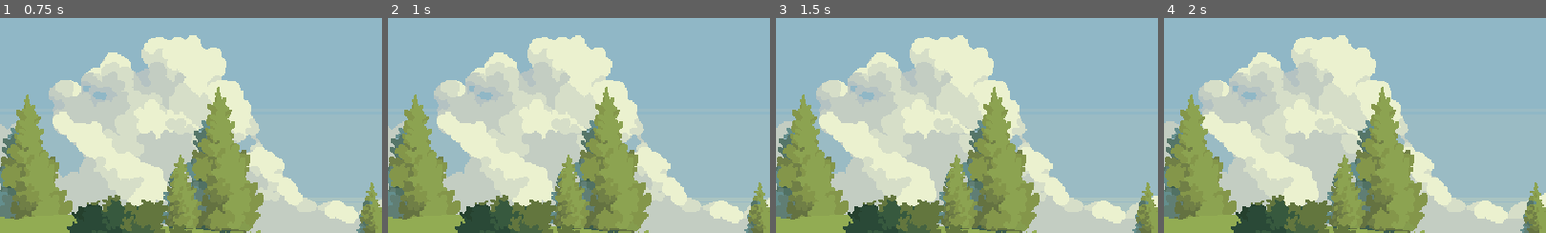
Above: before the commit, frames 1-4 (left to right).
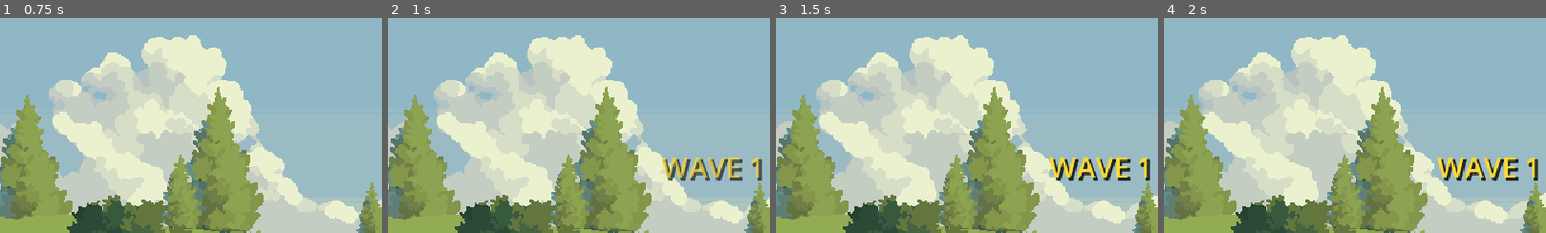
Above: after the commit, the same moments.

Repository: Amerta1090/Tiny-Arena
Game: Godot game, scene res://scenes/main_menu.tscn
Same seed, same stepped clock (60 frames per second), same inputs: the game is played once before the commit and once after it.
Inputs (mouse positions are % of the whole screen's width and height, from its top left):
- Up to frame 1 (0.75 s): click "NEW GAME" at 0.5 s
- Up to frame 2 (1 s): no input
- Up to frame 3 (1.5 s): move the mouse to (72, 45) at 1.27 s
- Up to frame 4 (2 s): no input
The pictures show only the part of the screen within x 7-57%, y 15-65%; the shares and areas given below are measured in that part.

Frame 1 is identical in both runs. In frame 2, 1.8% of the frame differs, in the area x 71-98%, y 64-76%; in frame 3, 1.8%; in frame 4, 1.8%.

Commit message:
Sprint 1: wave banner - spawn WAVE N at battle start with fade animation

Diff:
--- a/scenes/battle_scene_script.gd
+++ b/scenes/battle_scene_script.gd
@@ -33,8 +33,14 @@
 		var chosen: String = BG_FOLDERS.pick_random()
 		bg_layer.set_background(chosen)
 
+var wave_banner_script: Script = preload("res://scripts/ui/wave_banner.gd")
+
 func _on_start_timer() -> void:
 	battle_manager.start_battle()
+	var banner := CanvasLayer.new()
+	banner.set_script(wave_banner_script)
+	add_child(banner)
+	banner.show_wave_banner(GameState.current_wave)
 
 func _on_battle_won() -> void:
 	is_battle_over = true
--- a/scripts/ui/wave_banner.gd
+++ b/scripts/ui/wave_banner.gd
@@ -6,12 +6,17 @@
 func _ready() -> void:
 	layer = 20
 
+	var container := Control.new()
+	container.set_anchors_preset(Control.PRESET_FULL_RECT)
+	container.mouse_filter = Control.MOUSE_FILTER_IGNORE
+	add_child(container)
+
 	banner_label = Label.new()
 	banner_label.horizontal_alignment = HORIZONTAL_ALIGNMENT_CENTER
 	banner_label.vertical_alignment = VERTICAL_ALIGNMENT_CENTER
 	banner_label.set_anchors_preset(Control.PRESET_FULL_RECT)
 	banner_label.visible = false
-	add_child(banner_label)
+	container.add_child(banner_label)
 
 func show_wave_banner(wave: int, is_boss: bool = false) -> void:
 	if is_showing:
@@ -29,17 +34,15 @@
 	banner_label.add_theme_color_override("font_shadow_color", Color(0, 0, 0, 0.8))
 	banner_label.add_theme_constant_override("shadow_offset_x", 2)
 	banner_label.add_theme_constant_override("shadow_offset_y", 2)
-	banner_label.scale = Vector2(0.1, 0.1)
+	banner_label.visible = true
 	banner_label.modulate.a = 0.0
-	banner_label.visible = true
 
-	var tween := create_tween()
-	tween.set_parallel(true)
-	tween.tween_property(banner_label, "scale", Vector2(1.2, 1.2), 0.3).set_ease(Tween.EASE_OUT).set_trans(Tween.TRANS_BACK)
-	tween.tween_property(banner_label, "modulate:a", 1.0, 0.2)
-	tween.chain().tween_interval(1.5)
-	tween.tween_property(banner_label, "modulate:a", 0.0, 0.3)
-	tween.tween_callback(_on_banner_finished)
+	var tween := get_tree().create_tween()
+	tween.tween_property(banner_label, "modulate:a", 1.0, 0.3).set_ease(Tween.EASE_OUT)
+	await get_tree().create_timer(2.0).timeout
+	var fade := get_tree().create_tween()
+	fade.tween_property(banner_label, "modulate:a", 0.0, 0.4)
+	fade.tween_callback(_on_banner_finished)
 
 func _on_banner_finished() -> void:
 	banner_label.visible = false
Not shown, added: SPRINT.md
